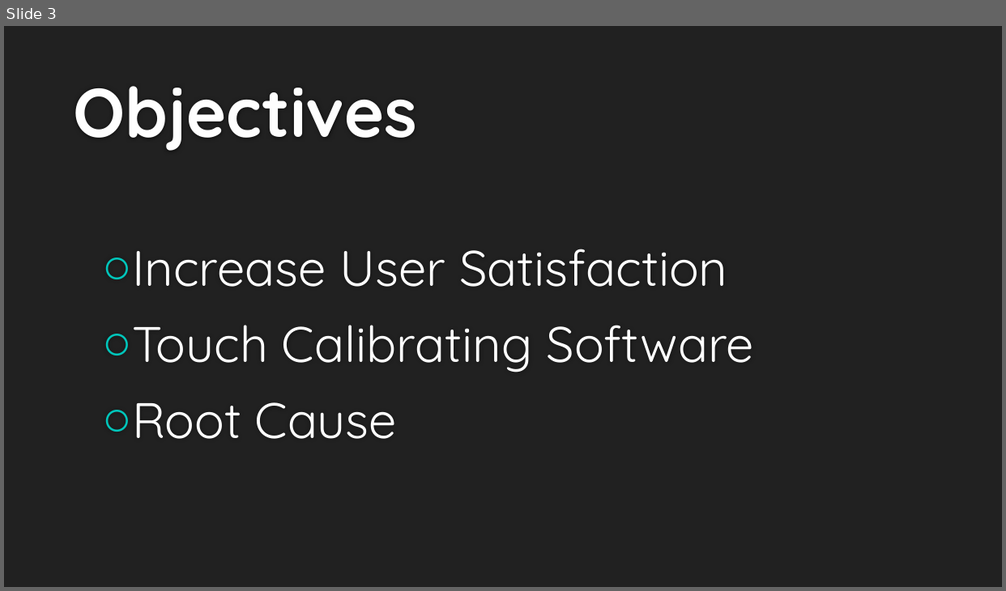
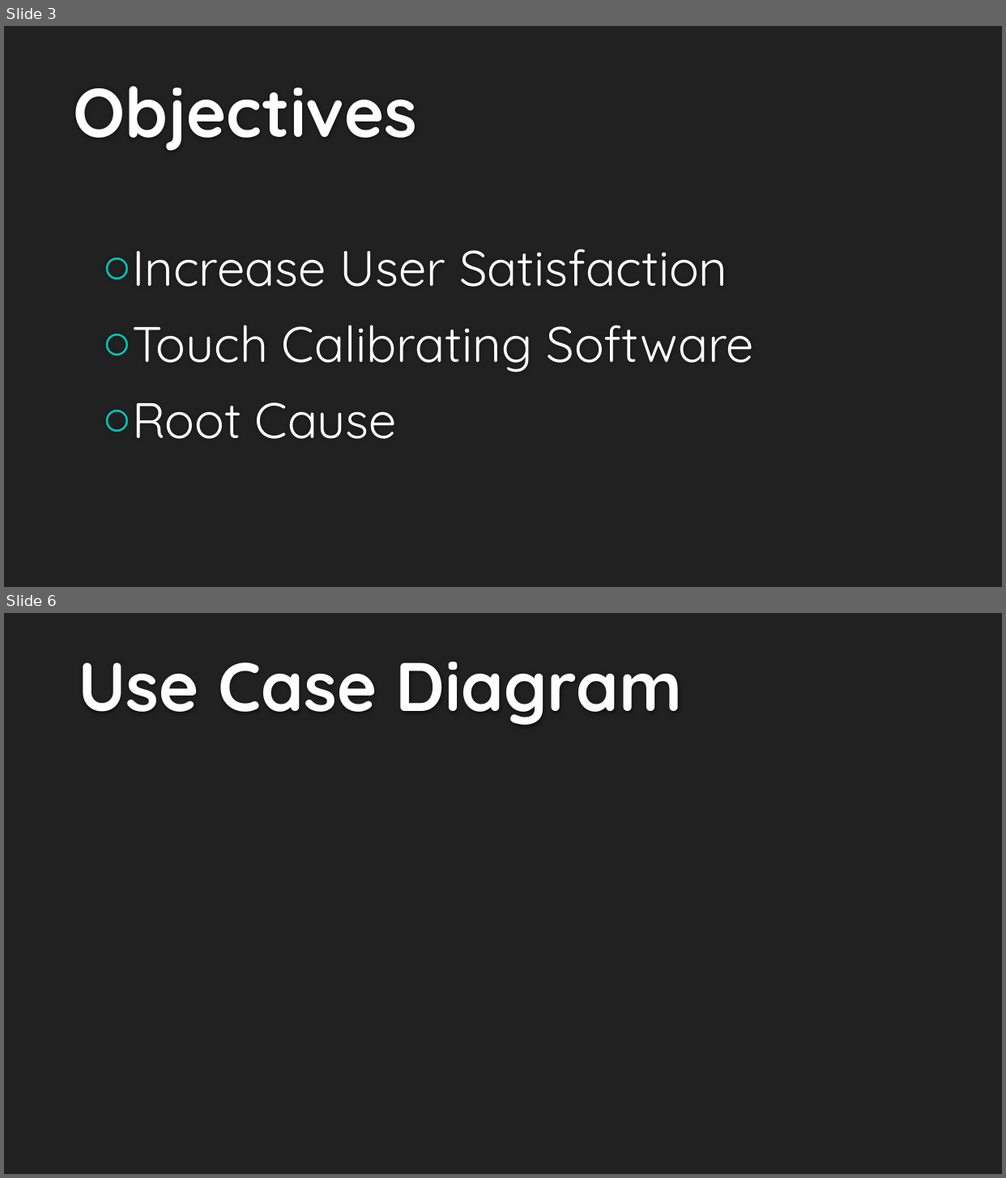
Before and after one commit to seans888/Thomas-n-Friends, a slide deck: Midterm-PPT.pptx. Shown one above the other, each under a label of ours: slide 3 before the commit, slides 3 and 6 after it; the slides between them are not shown. The pictures are 1006x591 and 1006x1178 pixels, drawn with LibreOffice and Linux fonts; fonts in the diff are those of the drawing; background and template pictures are left out. Boxes give left, top, right and bottom in pixels: in the first picture for what was removed or moved away, otherwise in the second. Text is boxed around its words. In the diff, an @@ line names an element or a change of style, - is before the commit and + after.

```diff
--- a/Midterm-PPT.pptx
+++ b/Midterm-PPT.pptx
@@ slide 6 added at <box>4,613,1002,1174</box>, background #212121 @@
@@ title added at <box>78,662,682,725</box>, 66 pt, text #FEFEFE, bold @@
+Use Case Diagram
```
Also in this commit, not shown: 13 other slides added.
